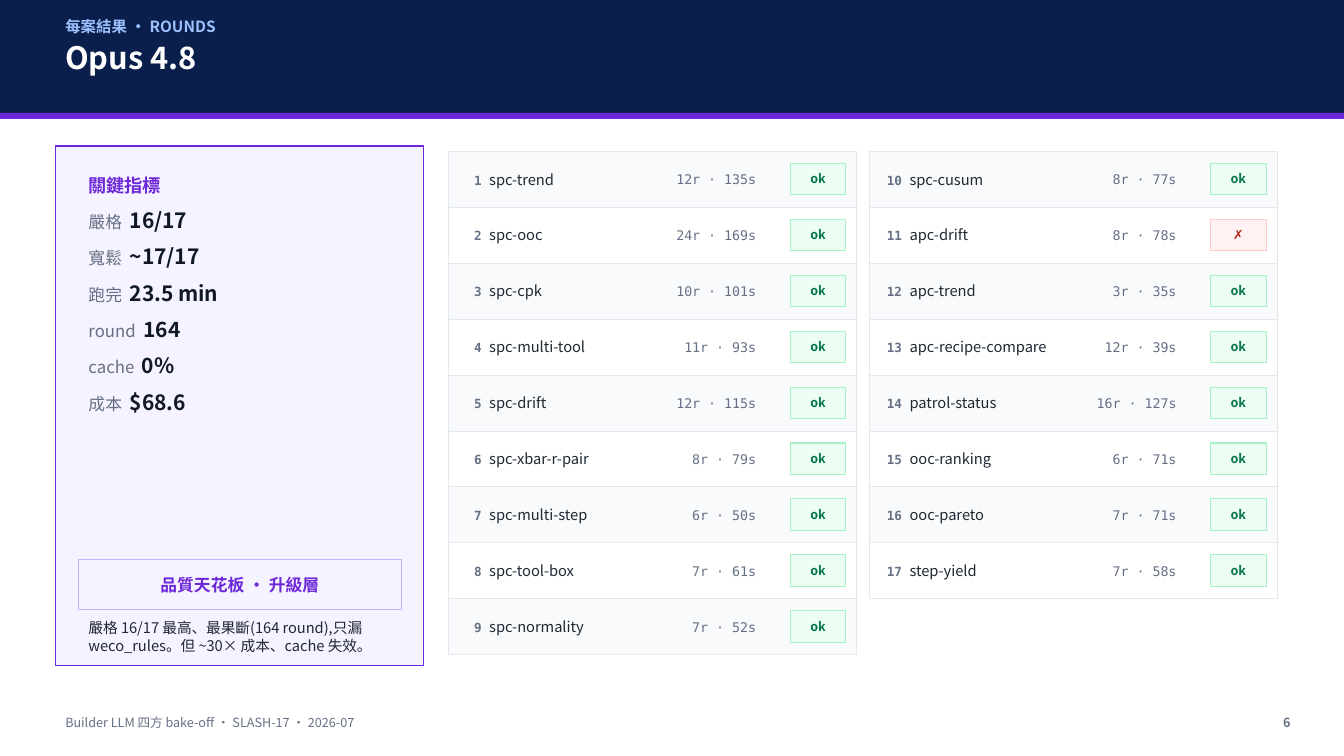
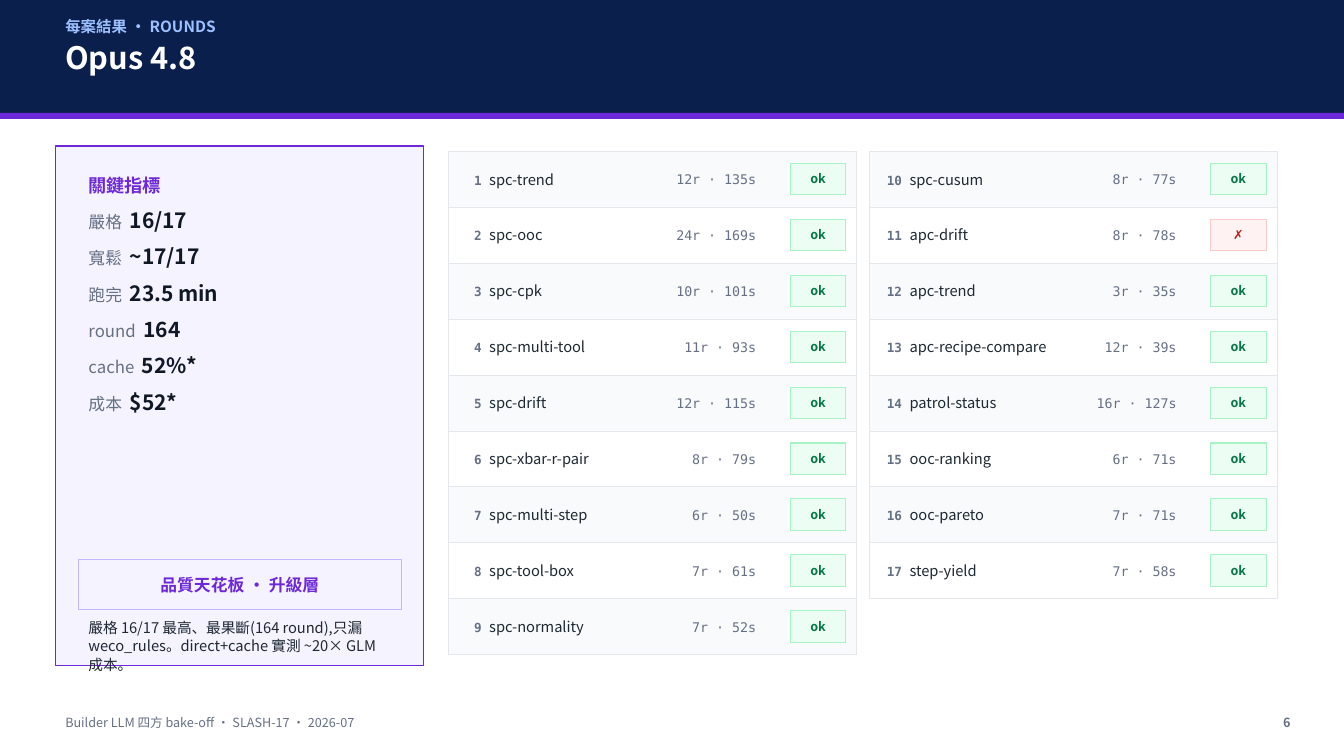
Before and after one commit to gillggx/ai-ops-agentic-platform, a slide deck: slide 6 of docs/LLM_BAKEOFF_4MODEL.pptx. Drawn at 1344x756 pixels with LibreOffice and Linux fonts; fonts in the diff are those of the drawing. Boxes give left, top, right and bottom in pixels: in the first picture for what was removed or moved away, otherwise in the second. Text is boxed around its words. In the diff, an @@ line names an element or a change of style, - is before the commit and + after.

```diff
--- a/docs/LLM_BAKEOFF_4MODEL.pptx
+++ b/docs/LLM_BAKEOFF_4MODEL.pptx
@@ text at (88, 356, 198, 413): text changed; size 12 to 15 pt; text colour #667085 to #101828; bold on @@
-cache 0%
-成本 $68.6
+cache 52%*
+成本 $52*
@@ text at (88, 620, 376, 671): text changed @@
-嚴格 16/17 最高、最果斷(164 round),只漏 weco_rules。但 ~30× 成本、cache 失效。
+嚴格 16/17 最高、最果斷(164 round),只漏 weco_rules。direct+cache 實測 ~20× GLM 成本。
```
Also in this commit, not shown: 4 other slides changed, 1 other file.
